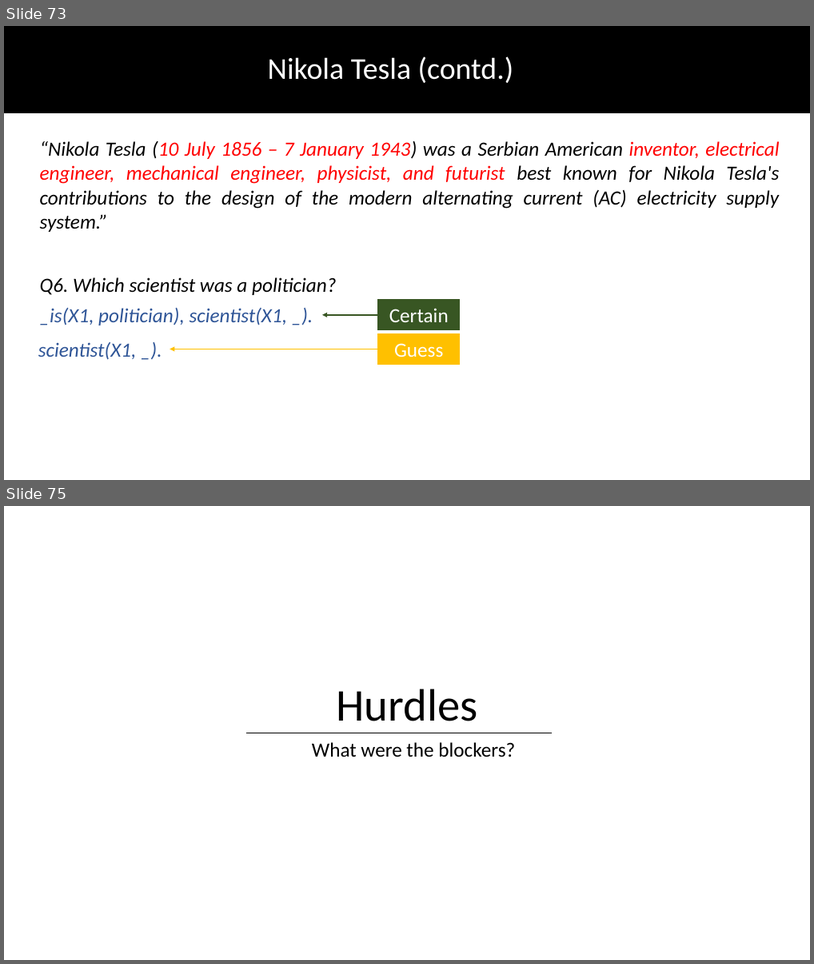
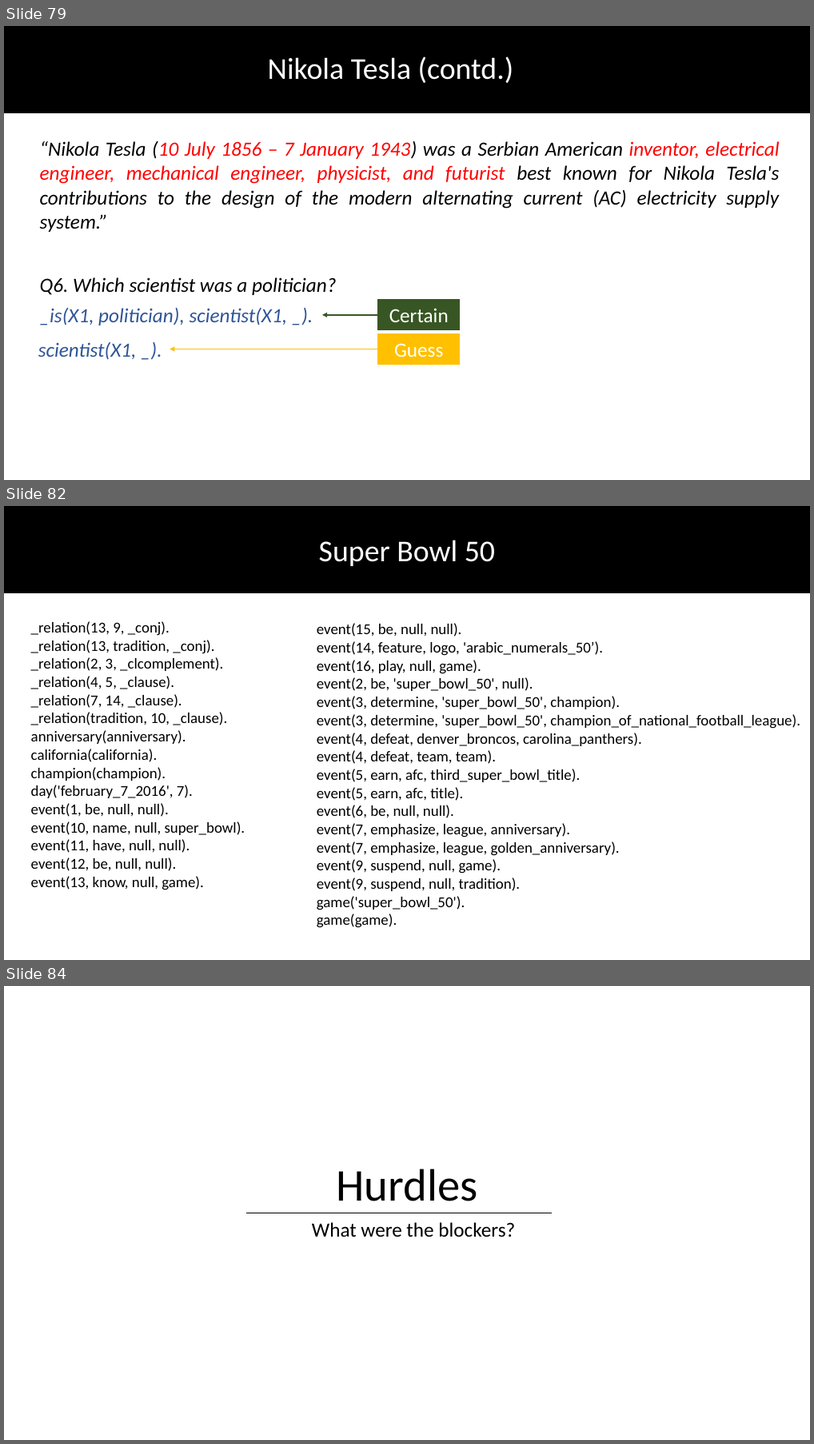
Before and after one commit to DhruvaPendharkar/thesis-project, a slide deck: Notes/ThesisPresentation.pptx. Shown one above the other, each under a label of ours: slides 73 and 75 before the commit, slides 79, 82 and 84 after it; the slides between them are not shown. The pictures are 814x964 and 814x1444 pixels, drawn with LibreOffice and Linux fonts; fonts in the diff are those of the drawing. Boxes give left, top, right and bottom in pixels: in the first picture for what was removed or moved away, otherwise in the second. Text is boxed around its words. In the diff, an @@ line names an element or a change of style, - is before the commit and + after.

```diff
--- a/Notes/ThesisPresentation.pptx
+++ b/Notes/ThesisPresentation.pptx
@@ slide 82 added at (4,506,810,960), background #FFFFFF @@
@@ rectangle added at (4,506,810,592), fill #000000, outline #000000 1 pt @@
@@ text added at (319,540,495,566), 36 pt, text #FFFFFF @@
+Super Bowl 50
@@ text added at (31,621,246,890), 18 pt, text #000000 @@
+_relation(13, 9, _conj).
+_relation(13, tradition, _conj).
+_relation(2, 3, _clcomplement).
+_relation(4, 5, _clause).
+_relation(7, 14, _clause).
+_relation(tradition, 10, _clause).
+anniversary(anniversary).
+california(california).
+champion(champion).
+day('february_7_2016', 7).
+event(1, be, null, null).
+event(10, name, null, super_bowl).
+event(11, have, null, null).
+event(12, be, null, null).
+event(13, know, null, game).
@@ text added at (317,623,801,928), 18 pt, text #000000 @@
+event(15, be, null, null).
+event(14, feature, logo, 'arabic_numerals_50’).
+event(16, play, null, game).
+event(2, be, 'super_bowl_50', null).
+event(3, determine, 'super_bowl_50', champion).
+event(3, determine, 'super_bowl_50', champion_of_national_football_league).
+event(4, defeat, denver_broncos, carolina_panthers).
+event(4, defeat, team, team).
+event(5, earn, afc, third_super_bowl_title).
+event(5, earn, afc, title).
+event(6, be, null, null).
+event(7, emphasize, league, anniversary).
+event(7, emphasize, league, golden_anniversary).
+event(9, suspend, null, game).
+event(9, suspend, null, tradition).
+game('super_bowl_50').
+game(game).
@@ what was slide 73 is now slide 79 @@
@@ what was slide 75 is now slide 84 @@
```
Also in this commit, not shown: 1 slide changed, 8 other slides added.
